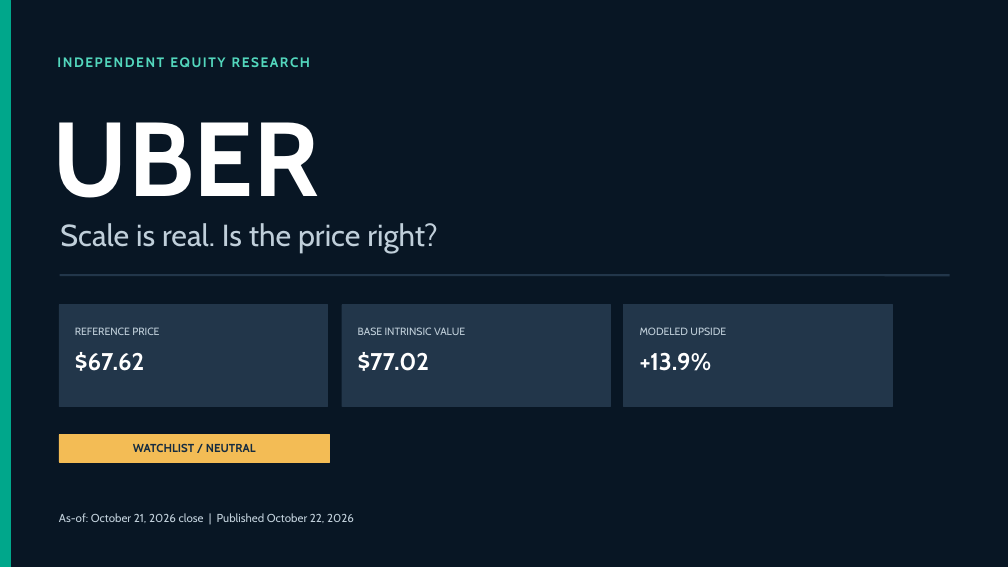
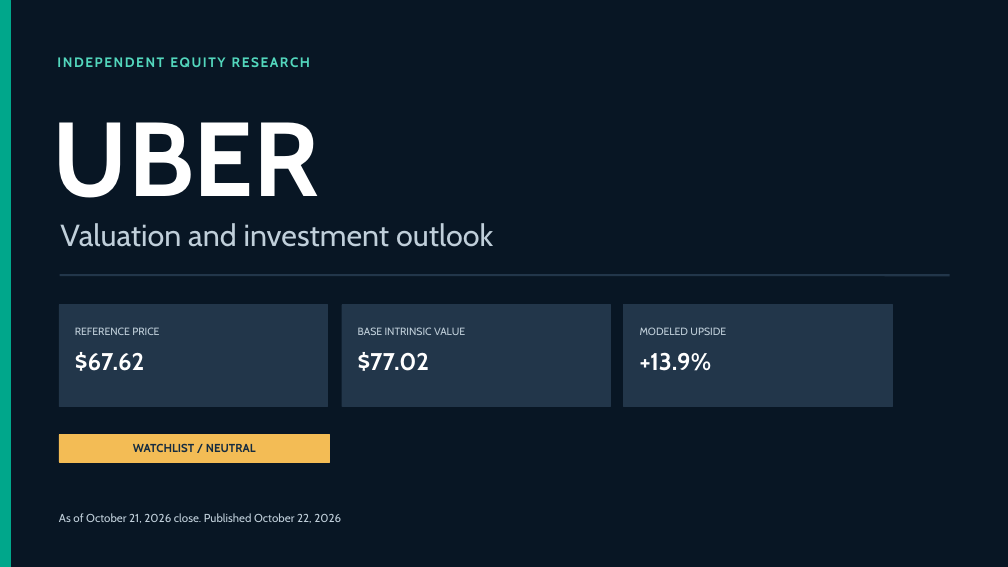
Before and after one commit to Anish-G13/Anish-G13.github.io, a slide deck: slide 1 of Uber_Equity_Research_Stock_Pitch.pptx. Drawn at 1008x567 pixels with LibreOffice and Linux fonts; fonts in the diff are those of the drawing. Boxes give left, top, right and bottom in pixels: in the first picture for what was removed or moved away, otherwise in the second. Text is boxed around its words. In the diff, an @@ line names an element or a change of style, - is before the commit and + after.

```diff
--- a/Uber_Equity_Research_Stock_Pitch.pptx
+++ b/Uber_Equity_Research_Stock_Pitch.pptx
@@ text at box(60, 223, 493, 247): text changed @@
-Scale is real. Is the price right?
+Valuation and investment outlook
@@ text at box(59, 513, 341, 523): text changed @@
-As-of: October 21, 2026 close | Published October 22, 2026
+As of October 21, 2026 close. Published October 22, 2026
```
Also in this commit, not shown: 8 other slides changed, 9 other files.
